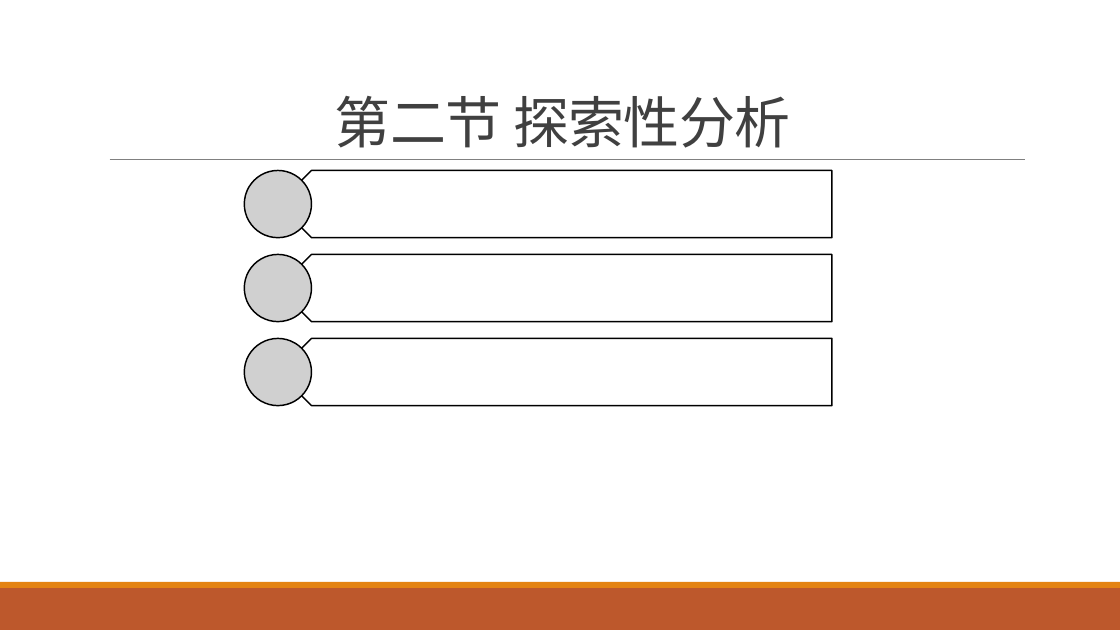
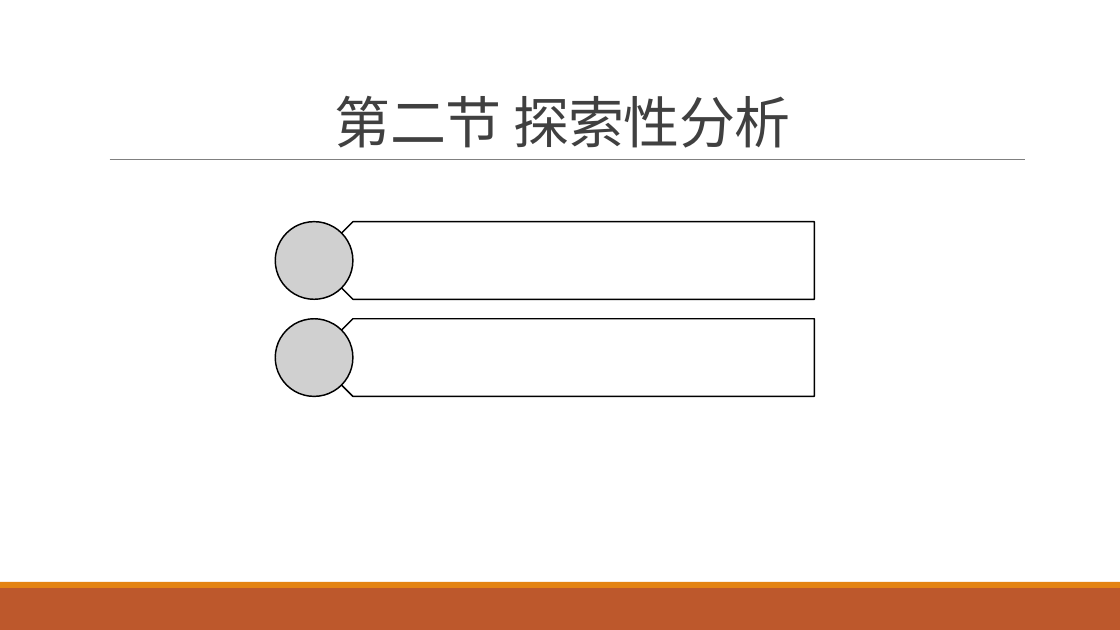
Before and after one commit to exoplanetX/DataAnalytics, a slide deck: slide 2 of 数据分析-3-探索性分析.pptx. Drawn at 1120x630 pixels with LibreOffice and Linux fonts; fonts in the diff are those of the drawing; grey boxes stand for pictures. Boxes give left, top, right and bottom in pixels: in the first picture for what was removed or moved away, otherwise in the second. Text is boxed around its words. In the diff, an @@ line names an element or a change of style, - is before the commit and + after.

```diff
--- a/数据分析-3-探索性分析.pptx
+++ b/数据分析-3-探索性分析.pptx
@@ picture added at bbox=[276, 222, 353, 299] @@
@@ pentagon arrow: place and size @@
-pentagon arrow at bbox=[278, 255, 833, 322]
+pentagon arrow at bbox=[314, 222, 815, 299]
@@ picture added at bbox=[276, 318, 353, 396] @@
@@ pentagon arrow: place and size @@
-pentagon arrow at bbox=[278, 339, 833, 406]
+pentagon arrow at bbox=[314, 318, 815, 396]
@@ group removed at bbox=[245, 171, 833, 406]: 3 pictures, 1 pentagon arrow @@
```
Also in this commit, not shown: 6 other slides changed.
